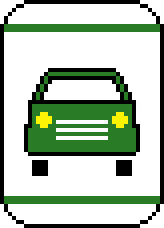
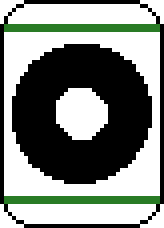
Two versions of the same layered image (164 × 228). Layer-by-layer changes:
added layer "Tire" above "Car body" over 12, 44, 152, 184
hid "Car body" over 24, 68, 140, 176
